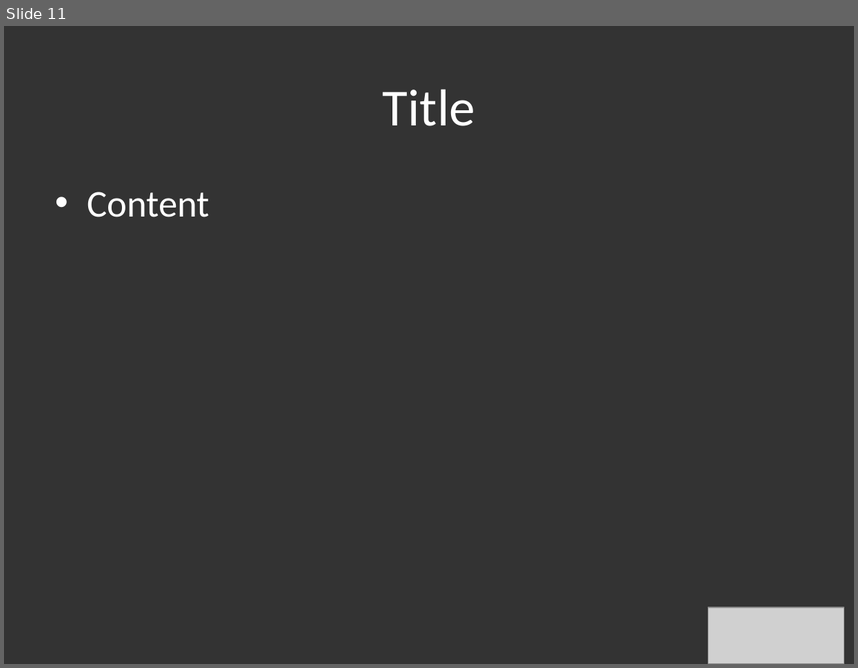
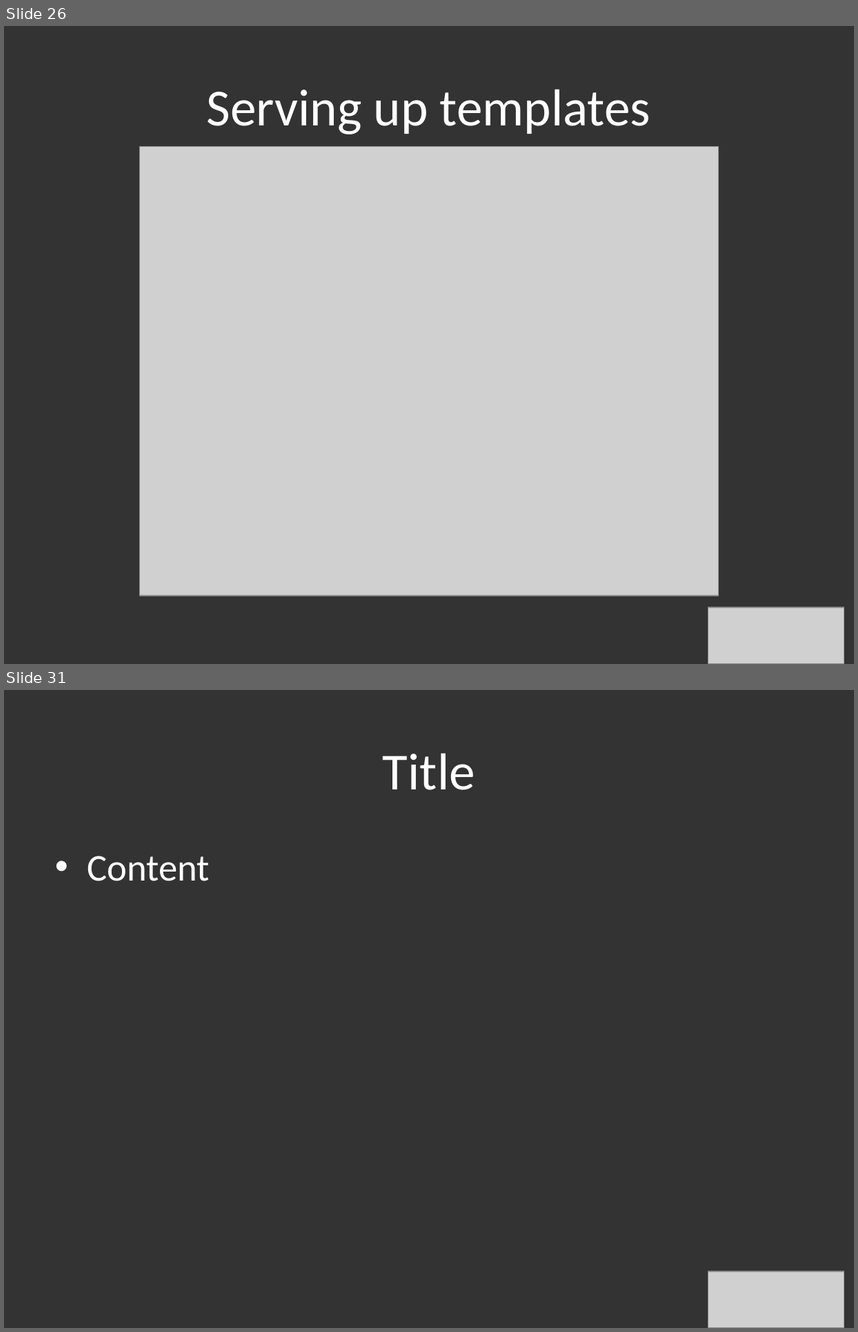
Before and after one commit to hlfshell/node.jSTL-Intro-Series---An-Introduction-to-Express, a slide deck: nodejs intro to express.pptx. Shown one above the other, each under a label of ours: slide 11 before the commit, slides 26 and 31 after it; the slides between them are not shown. The pictures are 858x668 and 858x1332 pixels, drawn with LibreOffice and Linux fonts; fonts in the diff are those of the drawing; grey boxes stand for pictures. Boxes give left, top, right and bottom in pixels: in the first picture for what was removed or moved away, otherwise in the second. Text is boxed around its words. In the diff, an @@ line names an element or a change of style, - is before the commit and + after.

```diff
--- a/nodejs intro to express.pptx
+++ b/nodejs intro to express.pptx
@@ slide 26 added at [4, 26, 854, 664], background #333333 @@
@@ title added at [207, 89, 651, 134], 44 pt, text #FFFFFF @@
+Serving up templates
@@ picture added at [139, 147, 718, 595] @@
@@ picture added at [708, 606, 844, 664] @@
@@ what was slide 11 is now slide 31 @@
```
Also in this commit, not shown: 3 slides changed, 20 other slides added, 1 slide removed, 8 other files.
